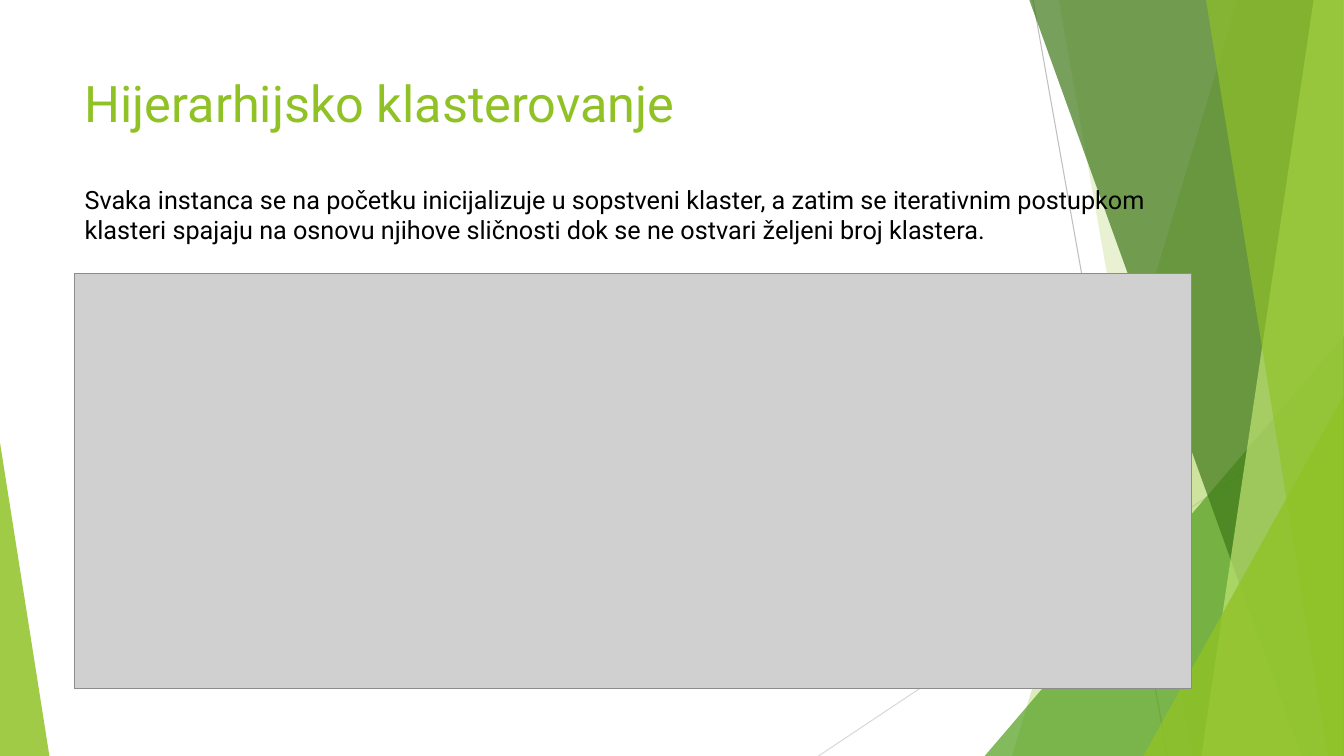
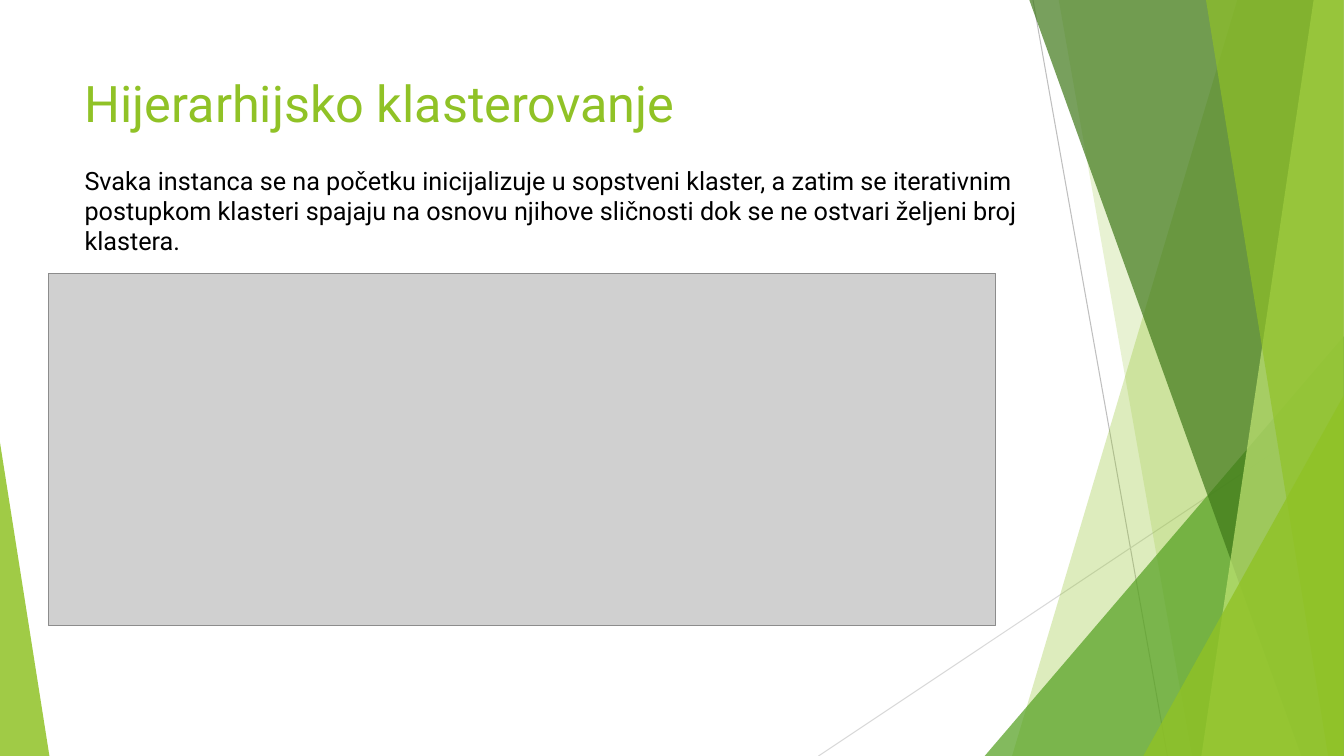
Before and after one commit to MATF-istrazivanje-podataka-1/2023_Data_Mining_Baseball_Dataset, a slide deck: slide 11 of presentation.pptx. Drawn at 1344x756 pixels with LibreOffice and Linux fonts; fonts in the diff are those of the drawing; grey boxes stand for pictures. Boxes give left, top, right and bottom in pixels: in the first picture for what was removed or moved away, otherwise in the second. Text is boxed around its words. In the diff, an @@ line names an element or a change of style, - is before the commit and + after.

```diff
--- a/presentation.pptx
+++ b/presentation.pptx
@@ text "Svaka instanca se na početku ..." rewrapped from box(85, 186, 1144, 245) to box(85, 171, 1016, 251) @@
@@ picture: place and size @@
-picture at box(75, 273, 1192, 689)
+picture at box(48, 273, 996, 626)
```
Also in this commit, not shown: 8 other slides changed, 3 slides added, 3 slides removed.
